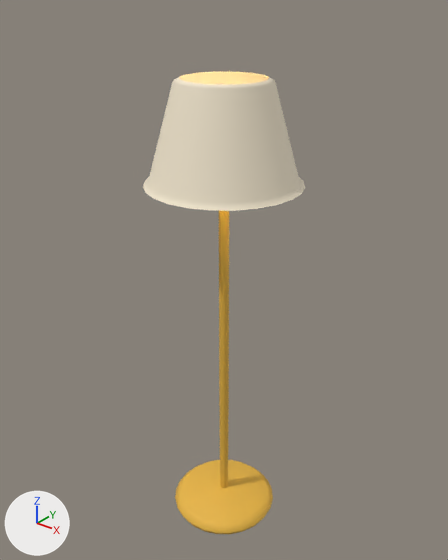
The FBX model unity/CheckoutSimulator/Assets/Art/Interior/Models/floor-lamp.fbx as it was, and as the next commit left it.
One viewpoint serves both versions: a camera (50 mm lens) standing at (1.255, -1.569, 2.016) and looking at (-0.024, 0.03, 1.024). Arrows for +X, +Y and +Z are at lower left; the lights stay in place. The older version comes first.

Objects in the first picture: 'Body'.
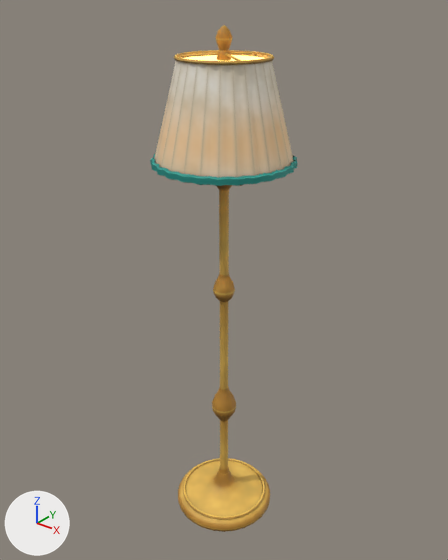
Pixel boxes [x1, y1, x2, y2] of what changed, in the pictures (448 x 560 px):
'Body', reshaped (9% narrower, 10% taller): before [143, 72, 305, 534]; after [150, 26, 298, 532]
part 1 of me_floor_lamp_body_001, added: after [184, 55, 264, 61]
part 2 of me_floor_lamp_body_001, rebuilt (14% narrower, 10% shorter): before [143, 72, 305, 211]; after [154, 52, 293, 177]
part 3 of me_floor_lamp_body_001, added (brown): after [174, 50, 274, 65]
part 4 of me_floor_lamp_body_001, added (cyan): after [150, 154, 298, 186]
part 5 of me_floor_lamp_body_001, added: after [183, 458, 265, 520]
part 6 of me_floor_lamp_body_001, added (orange): after [216, 26, 232, 61]
part 7 of me_floor_lamp_body_001, built on: before [175, 211, 273, 534]; after [178, 52, 270, 532]

Edits to the bpy script that builds the scene:
```text
Add img_ik_d4_floorlamp_albedo_png:
    img_ik_d4_floorlamp_albedo_png = load_image('IK_D4_FloorLamp_albedo.png', '../Textures/IK_D4_FloorLamp_albedo.png', 1024, 1024, 'sRGB')
Add mat_e_ffd27a:
    mat_e_ffd27a = principled_material('E_FFD27A')
    mat_e_ffd27a.base_color = (1.0, 0.644, 0.195)  # orange #ffd27a
    mat_e_ffd27a.roughness = 0.7
    mat_e_ffd27a.emission_color = (1.0, 0.644, 0.195)  # orange #ffd27a
    mat_e_ffd27a.emission_strength = 2.5
Add mat_t_ik_d4_floorlamp:
    mat_t_ik_d4_floorlamp = principled_material('T_IK_D4_FloorLamp')
    mat_t_ik_d4_floorlamp.texture = img_ik_d4_floorlamp_albedo_png
    mat_t_ik_d4_floorlamp.roughness = 0.62
Change me_floor_lamp_body_001:
    used by ob_body; location = (0.0, 0.0, 0.0)
    remove me_floor_lamp_body_001.from_pydata(...)  # 379 vertices, 383 faces; spans x -0.27..0.27, y -0.27..0.27, z 0.0..1.74
    remove me_floor_lamp_body_001.materials.append(mat_c_e0b040)  # yellow #e0b040
    remove me_floor_lamp_body_001.materials.append(mat_c_f7ebd2)  # pale yellow #f7ebd2
    remove me_floor_lamp_body_001.materials.append(mat_e_ffe9b0)  # beige #ffe9b0, glowing beige #ffe9b0
    remove me_floor_lamp_body_001.materials.append(mat_e_fff2cc)  # beige #fff2cc, glowing beige #fff2cc
    add me_floor_lamp_body_001.from_pydata(...)  # 2577 vertices, 2621 faces; spans x -0.24..0.24, y -0.24..0.24, z 0.0..1.89
    me_floor_lamp_body_001 part 1: a new loose piece, a 36-sided cylinder along z spanning x -0.135..0.135, y -0.135..0.135, z 1.788..1.792, in mat_e_ffd27a (orange #ffd27a, glowing orange #ffd27a)
    me_floor_lamp_body_001 part 2: the loose piece of 96 vertices spanning x -0.27..0.27, y -0.27..0.27, z 1.4..1.74 is rebuilt with 780 vertices and now spans x -0.23..0.23, y -0.23..0.23, z 1.47..1.8, in mat_t_ik_d4_floorlamp (picture img_ik_d4_floorlamp_albedo_png)
    me_floor_lamp_body_001 part 3: a new loose piece of 216 vertices spanning x -0.15..0.15, y -0.15..0.15, z 1.79..1.81, in mat_t_ik_d4_floorlamp (picture img_ik_d4_floorlamp_albedo_png)
    me_floor_lamp_body_001 part 4: a new loose piece of 208 vertices spanning x -0.24..0.24, y -0.24..0.24, z 1.46..1.49, in mat_t_ik_d4_floorlamp (picture img_ik_d4_floorlamp_albedo_png)
    me_floor_lamp_body_001 part 5: a new loose piece of 168 vertices spanning x -0.18..0.18, y -0.18..0.18, z 0.05..0.06, in mat_t_ik_d4_floorlamp (picture img_ik_d4_floorlamp_albedo_png)
    me_floor_lamp_body_001 part 6: a new loose piece of 114 vertices spanning x -0.03..0.03, y -0.03..0.03, z 1.79..1.89, in mat_t_ik_d4_floorlamp (picture img_ik_d4_floorlamp_albedo_png)
    me_floor_lamp_body_001 part 7: 6 vertices moved within x -0.02..0.02, y -0.02..0.02, z 1.46; 263 vertices removed from x -0.21..0.21, y -0.21..0.21, z 0.0..1.55; 849 vertices added at x -0.2..0.2, y -0.2..0.2, z 0.0..1.81
    other edits to the shape of me_floor_lamp_body_001 do not show in these pictures
    add me_floor_lamp_body_001.materials.append(mat_t_ik_d4_floorlamp)  # picture img_ik_d4_floorlamp_albedo_png
    add me_floor_lamp_body_001.materials.append(mat_e_ffd27a)  # orange #ffd27a, glowing orange #ffd27a
```
